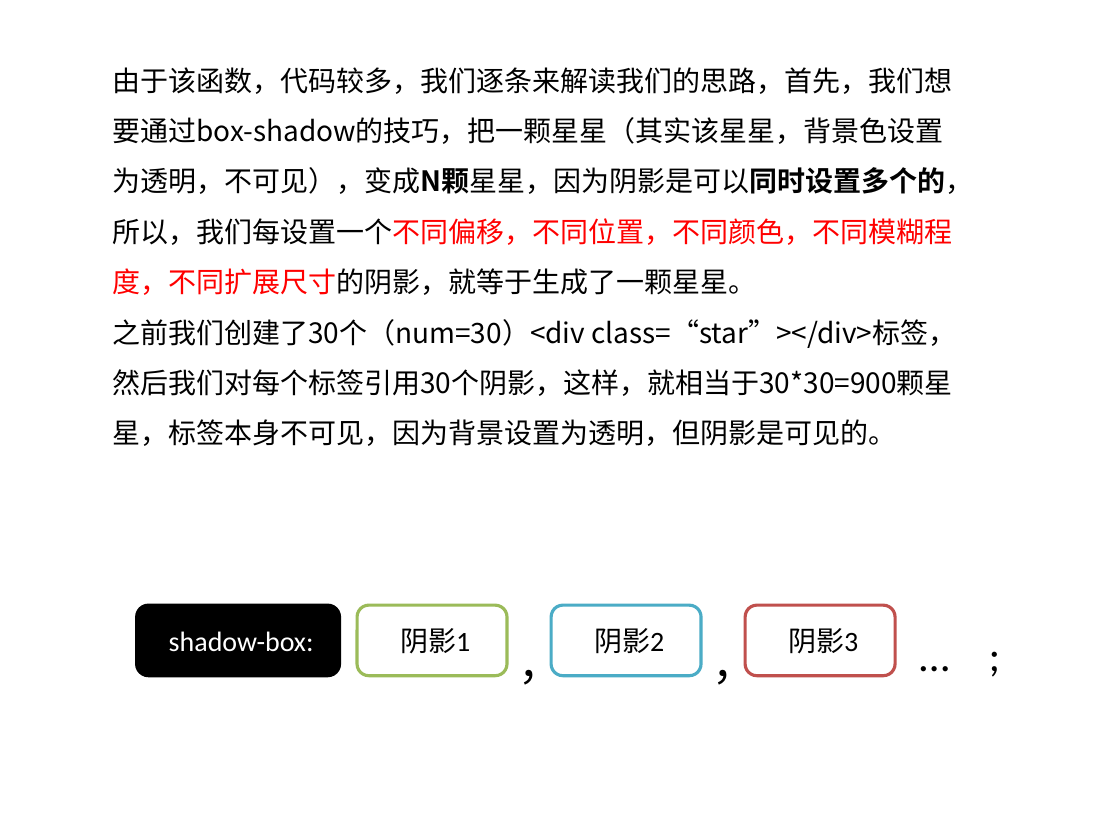
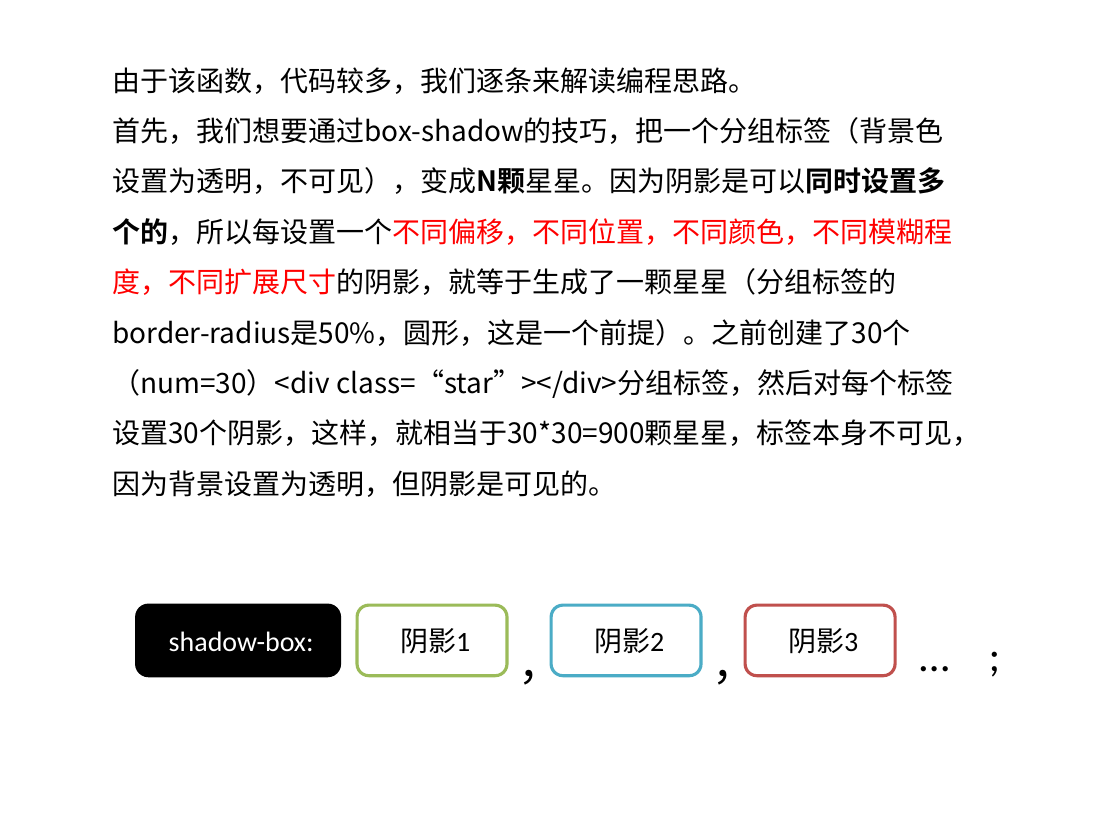
Before and after one commit to kong66/webAni, a slide deck: slide 9 of 4-stars/stars.pptx (slide 8 before the commit). Drawn at 1120x840 pixels with LibreOffice and Linux fonts; fonts in the diff are those of the drawing. Boxes give left, top, right and bottom in pixels: in the first picture for what was removed or moved away, otherwise in the second. Text is boxed around its words. In the diff, an @@ line names an element or a change of style, - is before the commit and + after.

Commit message:
star

```diff
--- a/4-stars/stars.pptx
+++ b/4-stars/stars.pptx
@@ text at box(112, 67, 980, 497): text changed @@
-由于该函数，代码较多，我们逐条来解读我们的思路，首先，我们想要通过box-shadow的技巧，把一颗星星（其实该星星，背景色设置为透明，不可见），变成N颗星星，因为阴影是可以同时设置多个的，所以，我们每设置一个不同偏移，不同位置，不同颜色，不同模糊程度，不同扩展尺寸的阴影，就等于生成了一颗星星。
-之前我们创建了30个（num=30）<div class=“star”></div>标签，然后我们对每个标签引用30个阴影，这样，就相当于30*30=900颗星星，标签本身不可见，因为背景设置为透明，但阴影是可见的。
+由于该函数，代码较多，我们逐条来解读编程思路。
+首先，我们想要通过box-shadow的技巧，把一个分组标签（背景色设置为透明，不可见），变成N颗星星。因为阴影是可以同时设置多个的，所以每设置一个不同偏移，不同位置，不同颜色，不同模糊程度，不同扩展尺寸的阴影，就等于生成了一颗星星（分组标签的border-radius是50%，圆形，这是一个前提）。之前创建了30个（num=30）<div class=“star”></div>分组标签，然后对每个标签设置30个阴影，这样，就相当于30*30=900颗星星，标签本身不可见，因为背景设置为透明，但阴影是可见的。
```
Also in this commit, not shown: 8 other slides changed, 2 slides added, 5 other files.
